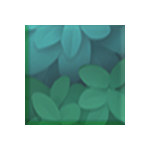
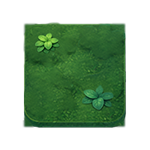
Comparing the layer stacks of the two (150, 150) images. Changes:
renamed "1shuqiu" to "树球 拷贝 2", showed it, painted on it over <box>22,22,127,128</box>
removed layer "色相/饱和度 1" over <box>25,25,125,125</box>
